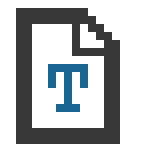
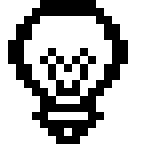
Revision of a layered 144px x 144px image; what changed, layer by layer:
added layer "Quiztool" above "submenu" over (8, 0, 128, 144)
hid "T" over (48, 64, 88, 112)
hid "Text / HTML" over (16, 8, 120, 144)
showed "Hintergrund" over (8, 0, 128, 144)
